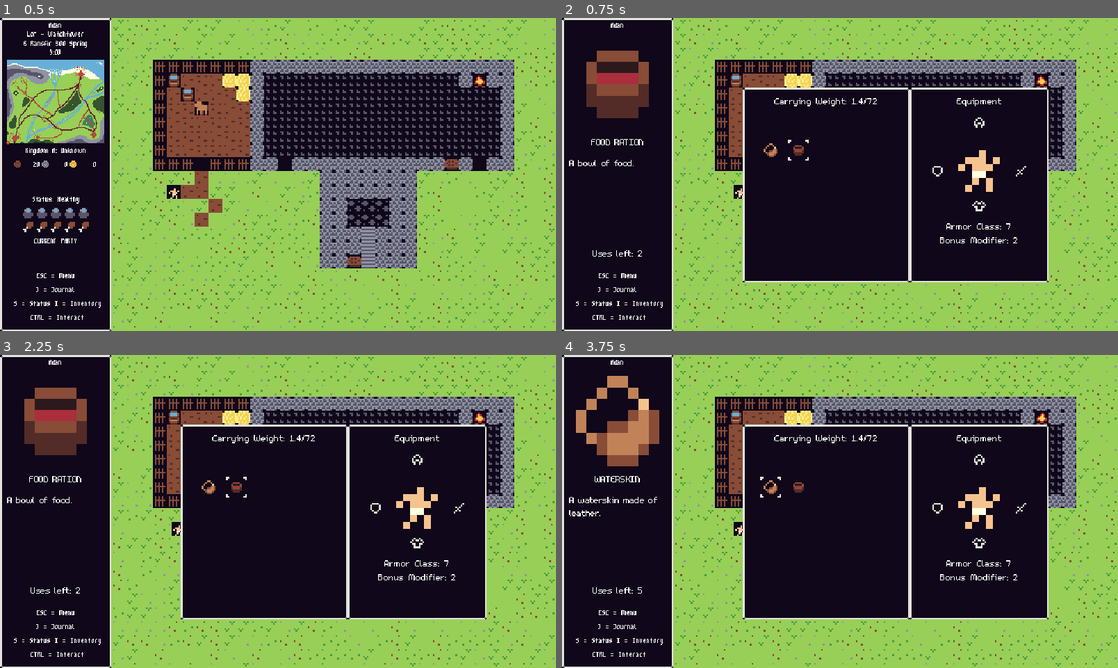
Above: before the commit, frames 1-4 (two rows, left to right).
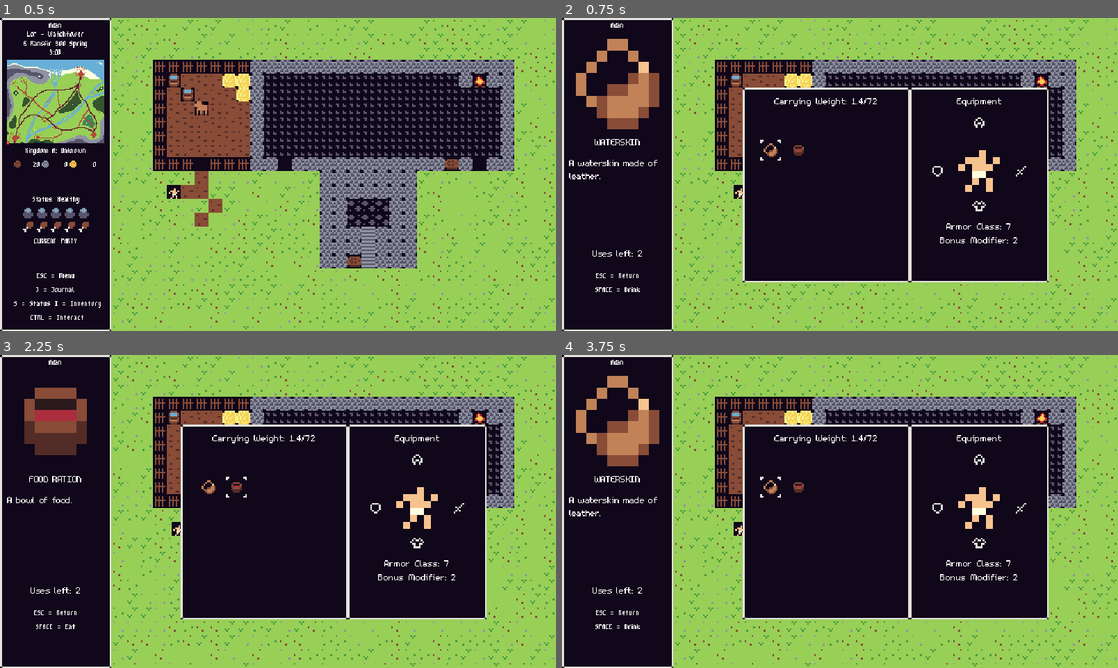
Above: after the commit, the same moments.

Repository: ChrisGlenn/Taelus
Game: Godot game, scene res://Scenes/Cells/Region-Lor/L00x48/lor_00x_48.tscn
Same seed, same stepped clock (60 frames per second), same inputs: the game is played once before the commit and once after it. This scene is started directly instead of the project's main scene.
Inputs:
- Up to frame 1 (0.5 s): no input
- Up to frame 2 (0.75 s): tap Enter at 0.5 s; hold Right (tae_right) from 0.53 s (still down); tap I (tae_i) at 0.6 s
- Up to frame 3 (2.25 s): tap Ctrl (tae_mode) at 0.8, 1.35 s; tap Space (tae_select) at 1.25 s; release Right (tae_right) at 1.28 s; hold Down (tae_down) 1.28-2.03 s; tap S (tae_s) at 1.55, 2.1 s; tap Enter at 2 s; hold Right (tae_right) from 2.03 s (still down)
- Up to frame 4 (3.75 s): tap Space (tae_select) at 2.3, 2.75, 2.85 s; release Right (tae_right) at 2.78 s; hold Up (tae_up) 2.78-3.53 s; tap I (tae_i) at 3.05 s; tap Enter at 3.5 s; hold Left (tae_left) from 3.53 s (still down); tap End (tae_end) at 3.6 s

Frame 1 is identical in both runs. In frame 2, 3.2% of the frame differs, in the area x 1-45%, y 6-97%; in frame 3, 0.2%; in frame 4, 0.2%.

Commit message:
1/9/2024 AFTERNOON

Diff:
--- a/Scenes/Cells/Region-Lor/L00x48/lor_00x_48.tscn
+++ b/Scenes/Cells/Region-Lor/L00x48/lor_00x_48.tscn
@@ -50,7 +50,7 @@
 FRAME_NO = 248
 DRINK_QUENCH = 50.0
 DRINK_RISK = 10
-HUD_CTRL_MODE = "sel_drink"
+HUD_CTRL_MODE = "sel_drink_refill"
 
 [node name="WaterBarrel2" parent="Decor" instance=ExtResource("8_5lgm5")]
 position = Vector2(208, 80)
@@ -58,4 +58,4 @@
 SIGN_TEXT = "A wooden barrel filled with water for the horses. It doesn't look too appealing..."
 DRINK_QUENCH = 50.0
 DRINK_RISK = 10
-HUD_CTRL_MODE = "sel_drink"
+HUD_CTRL_MODE = "sel_drink_refill"
--- a/Scenes/Player/Player.gd
+++ b/Scenes/Player/Player.gd
@@ -199,7 +199,6 @@
 	print("Thou art DEAD")
 	get_tree().quit()
 
-
 func _on_selector_area_entered(area):
 	if select_mode:
 		Globals.hud_mode = "SELECT"
--- a/Scenes/Prefabs/Decor/WaterBarrel/water_barrel.gd
+++ b/Scenes/Prefabs/Decor/WaterBarrel/water_barrel.gd
@@ -21,6 +21,8 @@
 		if Input.is_action_just_pressed("tae_select"):
 			Functions.drink_water(DRINK_QUENCH) # water barrel quenches a lot of thirst
 		# REFILL WATERSKIN
+		if Input.is_action_just_pressed("tae_mode"):
+			Functions.refill(1, "Waterskin") # call refill function
 
 func _on_area_entered(area):
 	if area.is_in_group("SELECTOR"):
--- a/Scenes/UI/HUD/hud.gd
+++ b/Scenes/UI/HUD/hud.gd
@@ -35,7 +35,7 @@
 var inv_cursor_active = false # if false will be hidden
 var inv_cursor_pos = 0 # corresponds with the inventory slots
 var hud_control_check # keeps track of the hud control mode
-var message_timer = 300 # message display timer
+var message_timer = 500 # message display timer
 var timer_ctrl = 100 # timer control
 
 
@@ -112,9 +112,22 @@
 		DIAGHUD.visible = false # hide the dialogue hud
 		$Inventory/InventoryBackground/WeightLabel.text = str("Carrying Weight: ", Globals.player["weight"], "/", Globals.player["capacity"])
 		$Inventory/EquipmentOverlay/StatusLabel.text = str("Armor Class: ", Globals.player["armor_class"], "\n", "Bonus Modifier: ", Globals.player["bonus_mod"])
+		Globals.hud_control_mode = Globals.player["inventory"][inv_cursor_pos]["control"] # update the controls
 		# INPUT
+		# inventory cursor controls
+		if Input.is_action_just_pressed("tae_right"):
+			if inv_cursor_pos < Globals.player["inventory"].size() - 1 and inv_cursor_pos != 14:
+				inv_cursor_pos += 1 # move right
+		if Input.is_action_just_pressed("tae_left"):
+			if inv_cursor_pos != 0:
+				inv_cursor_pos -= 1 # move left
+		if Input.is_action_just_pressed("tae_down"):
+			if inv_cursor_pos + 5 < Globals.player["inventory"].size() - 1 and inv_cursor_pos < 16:
+				inv_cursor_pos += 5 # move down
+		# menu controls
 		if Input.is_action_just_pressed("tae_cancel"):
 			Globals.can_play = true # return player control
+			Globals.hud_control_mode = "main" # reset controls
 			Globals.hud_mode = "MAIN" # return to main menu
 		elif Input.is_action_just_pressed("tae_j"):
 			pass # JOURNAL GOES HERE
@@ -142,8 +155,6 @@
 		if Globals.player["inventory"].size() >= n + 1:
 			INVSLOTS[n].frame = Globals.player["inventory"][n]["item"] # update inventory slot frame
 			Globals.player["weight"] += Globals.player["inventory"][n]["weight"]
-			# special items check
-
 		else:
 			# clear out the inventory slots
 			INVSLOTS[n].frame = 0
@@ -163,18 +174,11 @@
 		$Inventory/InventoryBackground/ItemLabel.text = Globals.player["inventory"][inv_cursor_pos]["name"]
 		$Inventory/InventoryBackground/ItemDescription.text = Globals.player["inventory"][inv_cursor_pos]["desc"]
 		$Inventory/InventoryBackground/HighlightedInv.frame = Globals.player["inventory"][inv_cursor_pos]["item"]
-		if Globals.player["inventory"][inv_cursor_pos]["type"] == "CONSUME":
+		if Globals.player["inventory"][inv_cursor_pos]["max_amnt"] < 99:
 			$Inventory/InventoryBackground/ItemAmountLabel.text = str("Uses left: ", Globals.player["inventory"][inv_cursor_pos]["amnt"])
 		else:
 			$Inventory/InventoryBackground/ItemAmountLabel.text = str("Amount: ", Globals.player["inventory"][inv_cursor_pos]["amnt"])
 		# $Inventory/InventoryBackground/ItemAmountLabel.text
-		# input
-		if Input.is_action_just_pressed("tae_right"):
-			if inv_cursor_pos < Globals.player["inventory"].size() - 1 and inv_cursor_pos != 14:
-				inv_cursor_pos += 1 # move right
-		if Input.is_action_just_pressed("tae_left"):
-			if inv_cursor_pos != 0:
-				inv_cursor_pos -= 1 # move left
 		if Input.is_action_just_pressed("tae_debug"):
 			# INVENTORY TEST (DEBUG)
 			inv_cursor_pos = 0 # reset the cursor the preferred method will keep it at the spot IF it will be filled, otherwise go back one
--- a/Scripts/Dice.gd
+++ b/Scripts/Dice.gd
@@ -1 +1,2 @@
 extends Node
+# PROVIDES DICE ROLLS FOR THE GAME
--- a/Scripts/Functions.gd
+++ b/Scripts/Functions.gd
@@ -2,18 +2,32 @@
 # FUNCTIONS FOR USE WHEN CALLED
 
 # eating/drinking
-func drink_water(quench): # (quench, risk)
+func drink_water(quench): # (quench, risk, use)
 	# restore the player's thirst by the 'quench' amount
 	if quench > 0:
 		Globals.player["thirst"] += quench # restore player thirst
 		if Globals.player["thirst"] > 100.0: Globals.player["thirst"] = 100.0 # make sure it doesn't exceed 100
 		# CALL AN EVENT FUNCTION FOR SICKNESS WITH THE RISK
+		# display a message
+		Globals.message_on = true
+		Globals.message_text = "You drink some water."
 	else:
 		print("ERROR: QUENCH NOT SET FOR DRINK_WATER FUNCTION!!!")
 
-func refill(_container, _liquid):
+func refill(container, liquid):
 	# will refill a container with a liquid...
-	pass
+	for n in Globals.player["inventory"].size():
+		if Globals.player["inventory"][n]["item"] == container:
+			# refill the container
+			Globals.player["inventory"][n]["amnt"] = Globals.player["inventory"][n]["max_amnt"]
+			# display a message
+			Globals.message_on = true
+			Globals.message_text = str(liquid, " has been refilled.")
+			break # end loop
+		if n == Globals.player["inventory"].size()-1:
+			# display a failed message
+			Globals.message_on = true
+			Globals.message_text = str("You have no ", liquid)
 
 func drink_alcohol(_quench, _alcohol):
 	# remove some of the player's thirst and increase their alcohol intake
--- a/Scripts/Globals.gd
+++ b/Scripts/Globals.gd
@@ -28,8 +28,9 @@
 	"002" : {"mode": "main","controls": "ESC = Menu\nJ = Journal\n S = Status I = Inventory\n CTRL = Interact"},
 	"003" : {"mode": "paused","controls": "ESC = Return"},
 	"004" : {"mode": "selector","controls": "ESC = Return"},
-	"005" : {"mode": "sel_drink","controls": "ESC = Return\nSPACE = Drink\n CTRL = Refill Waterskin"},
-	"006" : {"mode": "sel_eat","controls": "ESC = Return\nSPACE = Eat"}
+	"005" : {"mode": "sel_drink_refill","controls": "ESC = Return\nSPACE = Drink\n CTRL = Refill Waterskin"},
+	"006" : {"mode": "sel_drink","controls": "ESC = Return\nSPACE = Drink"},
+	"007" : {"mode": "sel_eat","controls": "ESC = Return\nSPACE = Eat"}
 }
 
 # player variables
@@ -58,7 +59,7 @@
 	"weapon": 0,
 	"shield": 0,
 	"reputation": "Unknown",
-	"inventory": [{"item": 1,"type": "CONSUME","name": "WATERSKIN","desc": "A waterskin made of leather.","amnt": 5,"weight": 0.2},{"item": 2,"type": "CONSUME","name": "FOOD RATION","desc": "A bowl of food.","amnt": 2,"weight": 0.5}],
+	"inventory": [{"item": 1,"control": "sel_drink","name": "WATERSKIN","desc": "A waterskin made of leather.","amnt": 2,"max_amnt": 5,"weight": 0.2},{"item": 2,"control": "sel_eat","name": "FOOD RATION","desc": "A bowl of food.","amnt": 2,"max_amnt": 2,"weight": 0.5}],
 	"weight": 0.0,
 	"capacity": 72.0,
 	"thirst": 100.0,
--- /dev/null
+++ b/Scripts/Input.gd
@@ -0,0 +1,4 @@
+extends Node
+# INPUT
+# provides input for the game based on the current control settings all scripts are here
+# so they don't have to be littered all around the game
